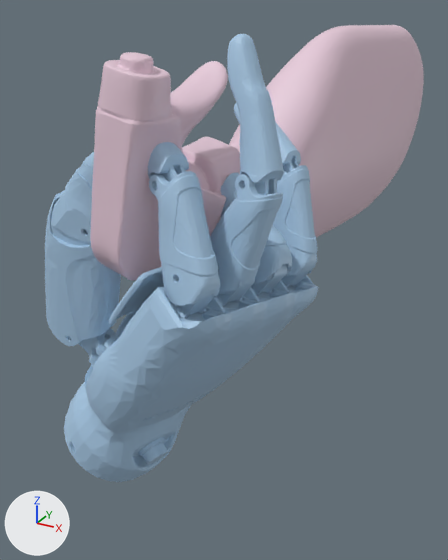
One commit to the glTF model static/data/grasp/inspire/spraybottle/0.glb: the scene before it, then after it.
Camera for both pictures: a 50 mm lens placed at (0.118, -0.308, 0.067), pointed at (-0.031, -0.036, -0.069). Lighting does not change. The marker at lower left points along +X, +Y and +Z. Where no turn or scale is listed for an object, it has been applied to the vertices.

Objects in the first picture: 'geometry_0', 'obj_mesh_grasp_0.obj'.
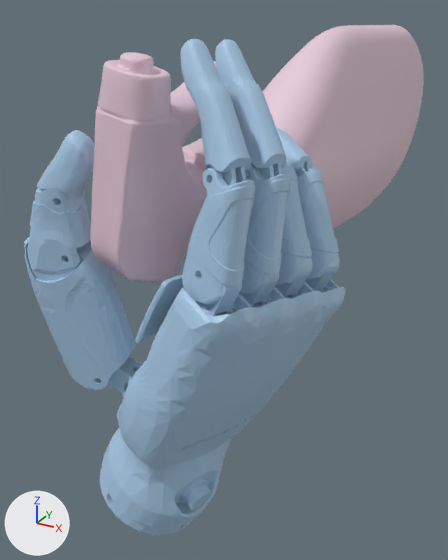
Changed parts and their boxes [x1, y1, x2, y2] in the pictures (448 x 560 px; the box of a moved part takes in the faces that stretch with it):
'geometry_0', reshaped (17% wider, 11% taller)
    before: [45, 34, 319, 482]
    after: [24, 39, 345, 535]
part 1 of me_geometry_0, moved or reshaped
    before: [108, 267, 164, 337]
    after: [136, 275, 184, 344]
part 2 of me_geometry_0, moved or reshaped
    before: [64, 264, 319, 482]
    after: [100, 271, 345, 535]
part 3 of me_geometry_0, moved or reshaped
    before: [45, 34, 317, 366]
    after: [24, 39, 340, 400]

Edits to the bpy script that builds the scene:
```text
Change me_geometry_0:
    used by ob_geometry_0; location = (0.0, 0.0, 0.0)
    remove me_geometry_0.from_pydata(...)  # 43306 vertices, 86609 faces; spans x -0.078..0.04, y -0.154..-0.063, z -0.149..0.059
    add me_geometry_0.from_pydata(...)  # 43306 vertices, 86609 faces; spans x -0.06..0.052, y -0.154..-0.058, z -0.156..0.058
    me_geometry_0 part 1: the loose piece of 1219 vertices spanning x -0.049..0.017, y -0.147..-0.068, z -0.087..-0.019 is multiplied about its middle by the matrix ((0.982, -0.007, -0.189), (0.025, 0.996, 0.091), (0.187, -0.094, 0.978)), then moved by (0.015, -0.003, -0.006)
    me_geometry_0 part 2: the loose piece of 10437 vertices spanning x -0.078..0.04, y -0.154..-0.072, z -0.149..-0.015 is multiplied about its middle by the matrix ((0.982, -0.007, -0.189), (0.025, 0.996, 0.091), (0.187, -0.094, 0.978)), then moved by (0.021, -0.005, -0.005)
    me_geometry_0 part 3: 30256 of 43306 vertices moved; they spanned x -0.068..0.038, y -0.148..-0.063, z -0.087..0.059 and now span x -0.06..0.048, y -0.15..-0.058, z -0.09..0.058; mean shift (0.01, 0.001, 0.001); largest move (-0.032, -0.121, 0.04) -> (0.007, -0.125, 0.058)
```
